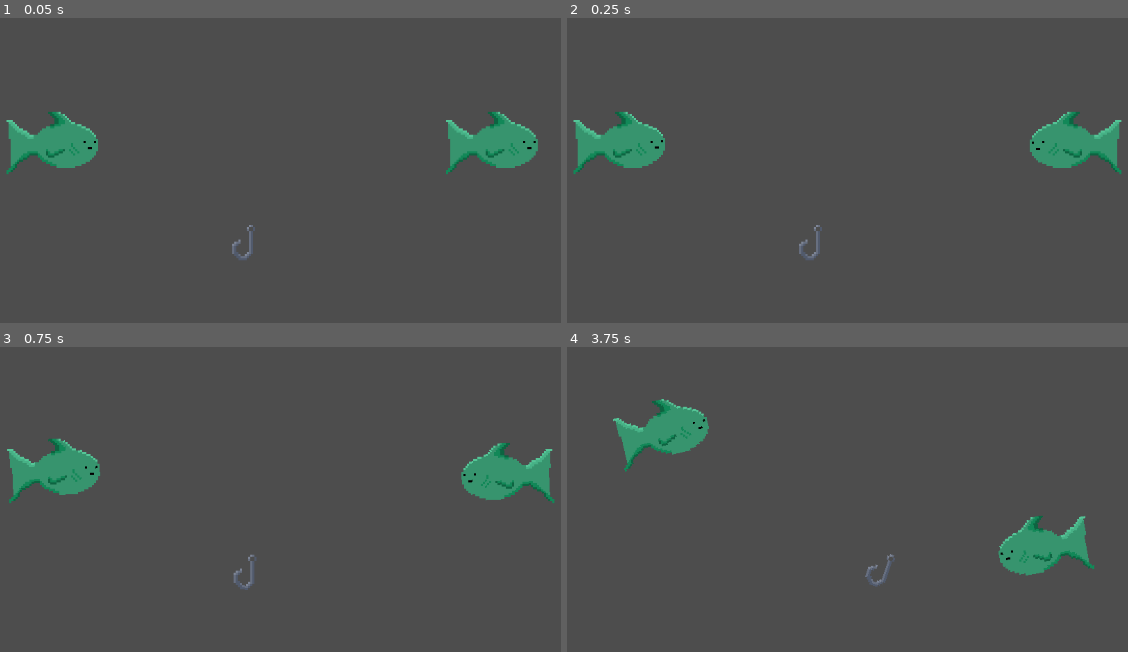
Above: before the commit, frames 1-4 (two rows, left to right).
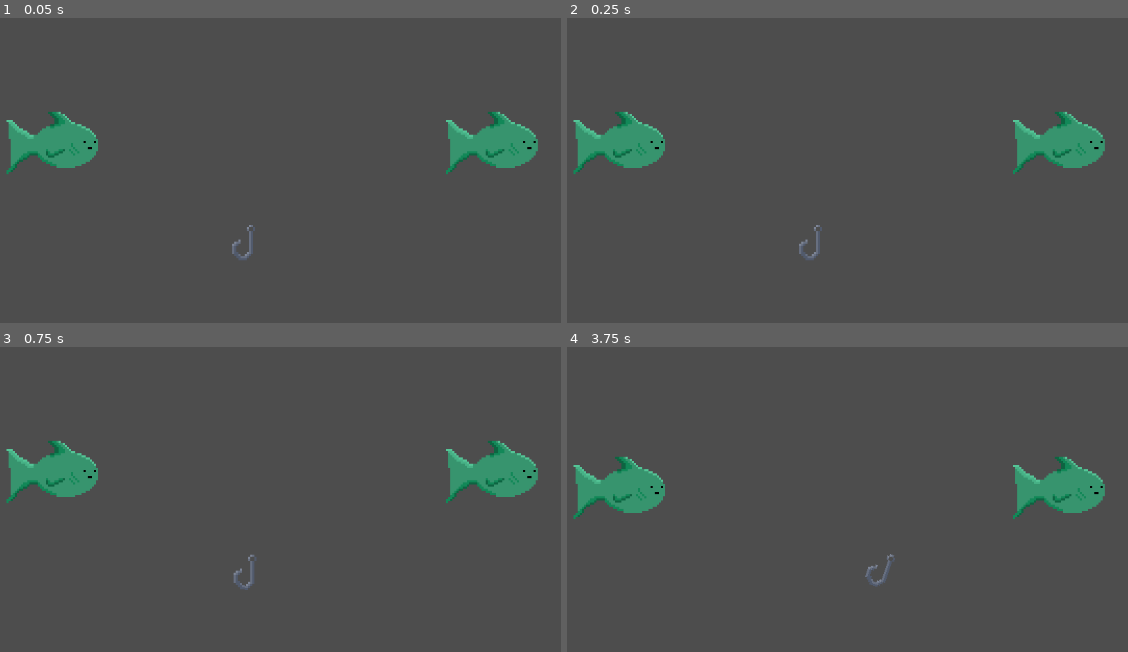
Above: after the commit, the same moments.

Repository: jem557/wizard-fishing
Game: Godot game, scene res://Main.tscn
Two runs of this game, one before a commit and one after it. Both use one fixed random seed, a clock stepped at 60 frames per second and the inputs below.
Inputs (mouse positions are in pixels of both pictures, inside the frame that each line leads up to):
- Up to frame 1 (0.05 s): no input
- Up to frame 2 (0.25 s): no input
- Up to frame 3 (0.75 s): move the mouse to (420, 548) at 0.52 s; hold D (right) from 0.53 s (still down); click (420, 548) at 0.6 s
- Up to frame 4 (3.75 s): move the mouse to (651, 594) at 1.27 s; release D (right) at 1.28 s; hold A (left) 1.28-2.03 s; tap Ctrl (lower) at 1.35 s; move the mouse to (892, 472) at 2.02 s; hold Space (reel) 2.03-2.78 s; hold D (right) 2.03-3.53 s; move the mouse to (outside the picture) at 2.77 s; click (outside the picture) at 2.85 s; move the mouse to (1049, 639) at 3.52 s; hold A (left) from 3.53 s (still down); hold Ctrl (lower) from 3.53 s (still down)

Frame 1 is identical in both runs. In frame 2, 1.5% of the frame differs, in the area x 15-99%, y 30-52%; in frame 3, 2.1%; in frame 4, 7.9%, in the area x 1-96%, y 17-76%.
Error after the commit: Invalid access to property or key 'dead' on a base object of type 'Nil'. (res://Scripts/States/Fish)

Commit message:
reorder export components on states
Started setting up  death transitions.

Diff:
--- a/Scenes/carp.tscn
+++ b/Scenes/carp.tscn
@@ -78,32 +78,34 @@
 initial_state = NodePath("FishWander")
 metadata/_custom_type_script = "uid://db5qeteg1cfmx"
 
-[node name="FishWander" type="Node" parent="StateMachine" unique_id=492781893 node_paths=PackedStringArray("c_body", "movement", "detection", "behavior", "attachment", "animation")]
+[node name="FishWander" type="Node" parent="StateMachine" unique_id=492781893 node_paths=PackedStringArray("c_body", "animation", "attachment", "behavior", "detection", "movement")]
 script = ExtResource("6_t3lfn")
 c_body = NodePath("../..")
+animation = NodePath("../../AnimationComponent")
+attachment = NodePath("../../AttachmentComponent")
+behavior = NodePath("../../BehaviorComponent")
+detection = NodePath("../../DetectionComponent")
 movement = NodePath("../../MovementComponent")
-detection = NodePath("../../DetectionComponent")
-behavior = NodePath("../../BehaviorComponent")
-attachment = NodePath("../../AttachmentComponent")
-animation = NodePath("../../AnimationComponent")
 metadata/_custom_type_script = "uid://4bnomx5htv07"
 
-[node name="FishIdle" type="Node" parent="StateMachine" unique_id=478780009 node_paths=PackedStringArray("c_body", "movement", "detection", "behavior", "attachment")]
+[node name="FishIdle" type="Node" parent="StateMachine" unique_id=478780009 node_paths=PackedStringArray("c_body", "animation", "attachment", "behavior", "detection", "health", "movement")]
 script = ExtResource("4_h07dj")
 c_body = NodePath("../..")
+animation = NodePath("../../AnimationComponent")
+attachment = NodePath("../../AttachmentComponent")
+behavior = NodePath("../../BehaviorComponent")
+detection = NodePath("../../DetectionComponent")
+health = NodePath("../../HealthComponent")
 movement = NodePath("../../MovementComponent")
-detection = NodePath("../../DetectionComponent")
-behavior = NodePath("../../BehaviorComponent")
-attachment = NodePath("../../AttachmentComponent")
 metadata/_custom_type_script = "uid://0kchsj3yn6ma"
 
-[node name="FishDead" type="Node" parent="StateMachine" unique_id=2084607556 node_paths=PackedStringArray("c_body", "movement", "detection", "behavior", "attachment")]
+[node name="FishDead" type="Node" parent="StateMachine" unique_id=2084607556 node_paths=PackedStringArray("c_body", "attachment", "behavior", "detection", "movement")]
 script = ExtResource("5_axd6t")
 c_body = NodePath("../..")
+attachment = NodePath("../../AttachmentComponent")
+behavior = NodePath("../../BehaviorComponent")
+detection = NodePath("../../DetectionComponent")
 movement = NodePath("../../MovementComponent")
-detection = NodePath("../../DetectionComponent")
-behavior = NodePath("../../BehaviorComponent")
-attachment = NodePath("../../AttachmentComponent")
 metadata/_custom_type_script = "uid://csgtmq1tgh1rs"
 
 [node name="MovementComponent" type="Node" parent="." unique_id=123075426]
--- a/Scripts/Classes/General/State.gd
+++ b/Scripts/Classes/General/State.gd
@@ -5,12 +5,13 @@
 
 ## Not all components may be used. Fill out as necessary.
 @export_group("Set Components")
+@export var animation : AnimationComponent
+@export var attachment : AttachmentComponent
+@export var behavior : BehaviorComponent
+@export var detection : DetectionComponent
+@export var health : HealthComponent
+@export var input : InputComponent
 @export var movement : MovementComponent
-@export var detection : DetectionComponent
-@export var behavior : BehaviorComponent
-@export var attachment : AttachmentComponent
-@export var input : InputComponent
-@export var animation : AnimationComponent
 
 signal Transitioned
 
--- a/Scripts/States/Fish States/Fish Wander.gd
+++ b/Scripts/States/Fish States/Fish Wander.gd
@@ -7,16 +7,19 @@
 	seconds = randf_range(2.0, 5.0)
 
 func Physics_Update(_delta: float):
-	seconds -= _delta
-	if c_body.attached:
+	if not health.dead:
+		seconds -= _delta
+		if c_body.attached:
+			Transitioned.emit(self, "FishDead")
+		else:
+			if seconds >= 0:
+				movement.move_dir = behavior.move_dir
+				behavior._roam()
+				detection.flip()
+				animation.flip()
+				movement.move(_delta)
+				movement._rotateY(_delta)
+			else:
+				Transitioned.emit(self, "FishIdle")
+	else:
 		Transitioned.emit(self, "FishDead")
-	else:
-		if seconds >= 0:
-			movement.move_dir = behavior.move_dir
-			behavior._roam()
-			detection.flip()
-			animation.flip()
-			movement.move(_delta)
-			movement._rotateY(_delta)
-		else:
-			Transitioned.emit(self, "FishIdle")
--- a/Scripts/States/Fish States/FishIdle.gd
+++ b/Scripts/States/Fish States/FishIdle.gd
@@ -9,11 +9,14 @@
 
 func Physics_Update(_delta: float):
 	seconds -= _delta
-	if c_body.attached:
+	if not health.dead:
+		if c_body.attached:
+			Transitioned.emit(self, "FishDead")
+		else:
+			if seconds > 0:
+				movement.move(_delta)
+				movement._rotateY(_delta)
+			else:
+				Transitioned.emit(self, "FishWander")
+	else:
 		Transitioned.emit(self, "FishDead")
-	else:
-		if seconds > 0:
-			movement.move(_delta)
-			movement._rotateY(_delta)
-		else:
-			Transitioned.emit(self, "FishWander")
